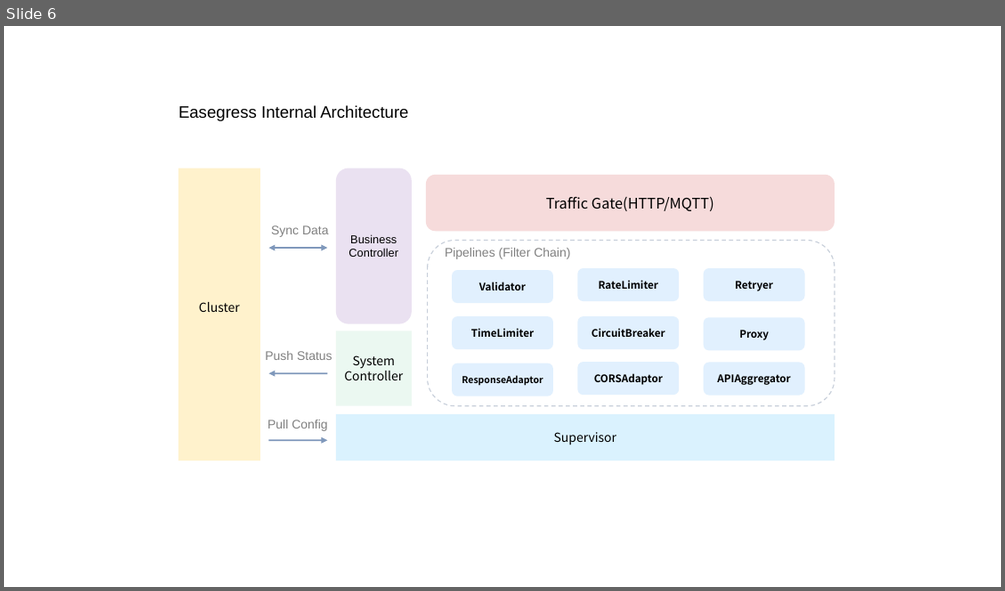
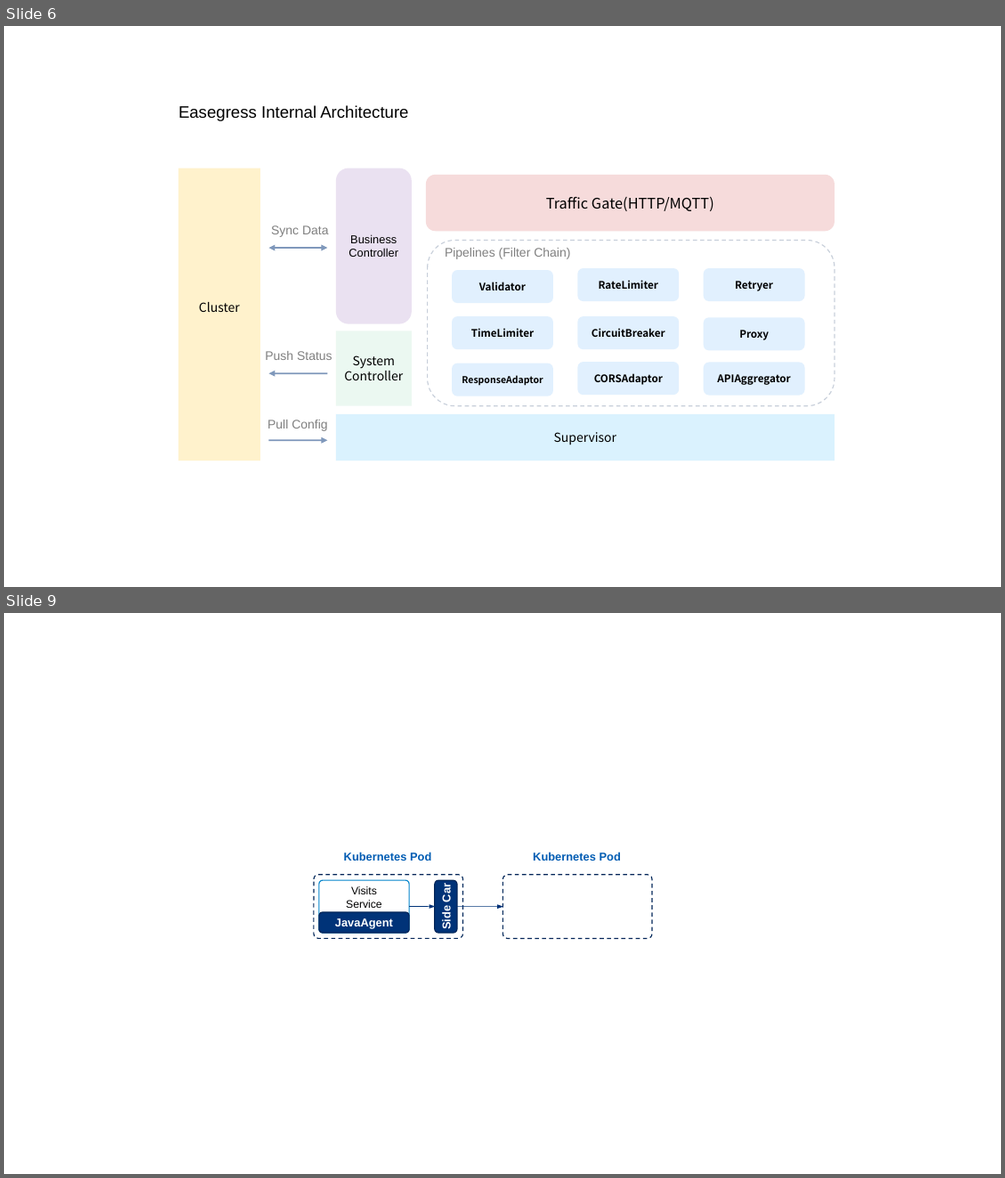
Before and after one commit to megaease/easemesh, a slide deck: docs/architecture.pptx. Shown one above the other, each under a label of ours: slide 6 before the commit, slides 6 and 9 after it; the slides between them are not shown. The pictures are 1005x591 and 1005x1178 pixels, drawn with LibreOffice and Linux fonts; fonts in the diff are those of the drawing. Boxes give left, top, right and bottom in pixels: in the first picture for what was removed or moved away, otherwise in the second. Text is boxed around its words. In the diff, an @@ line names an element or a change of style, - is before the commit and + after.

```diff
--- a/docs/architecture.pptx
+++ b/docs/architecture.pptx
@@ slide 9 added at (4, 613, 1001, 1174), background #FFFFFF @@
@@ text added at (344, 852, 431, 860), 11 pt, text #015CB3, bold @@
+Kubernetes Pod
@@ text added at (533, 852, 621, 860), 11 pt, text #015CB3, bold @@
+Kubernetes Pod
@@ rounded rectangle added at (314, 875, 463, 938), outline #002659 1 pt dashed @@
@@ rounded rectangle added at (502, 875, 652, 938), outline #002659 1 pt dashed @@
@@ rounded rectangle added at (319, 880, 409, 933), fill #FFFFFF, outline #0184CB 1 pt, 10.5 pt, text #000000 @@
+Visits
+Service
@@ arrow added from (409, 906) to (436, 906), #003378 0.5 pt @@
@@ rounded rectangle added at (435, 880, 457, 933), fill #003378, outline #002659 1 pt, 11 pt, text #FFFFFF, bold @@
+Side Car
@@ arrow added from (457, 906) to (503, 906), #003378 0.5 pt @@
@@ rounded rectangle added at (319, 912, 409, 933), fill #003378, outline #002659 1 pt, 11 pt, text #FFFFFF, bold @@
+JavaAgent
```
Also in this commit, not shown: 1 slide changed, 1 other slide added, 6 other files.
